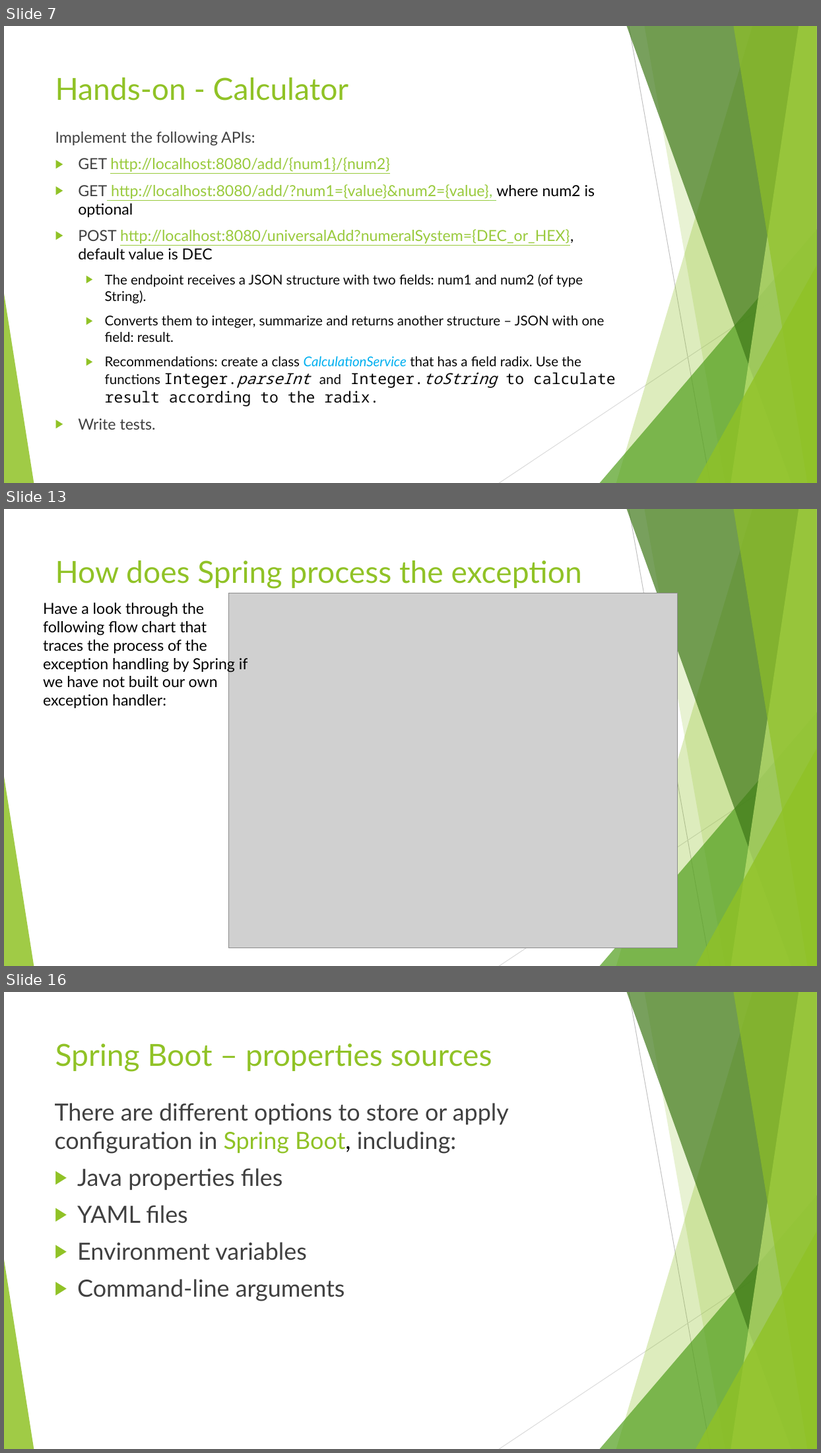
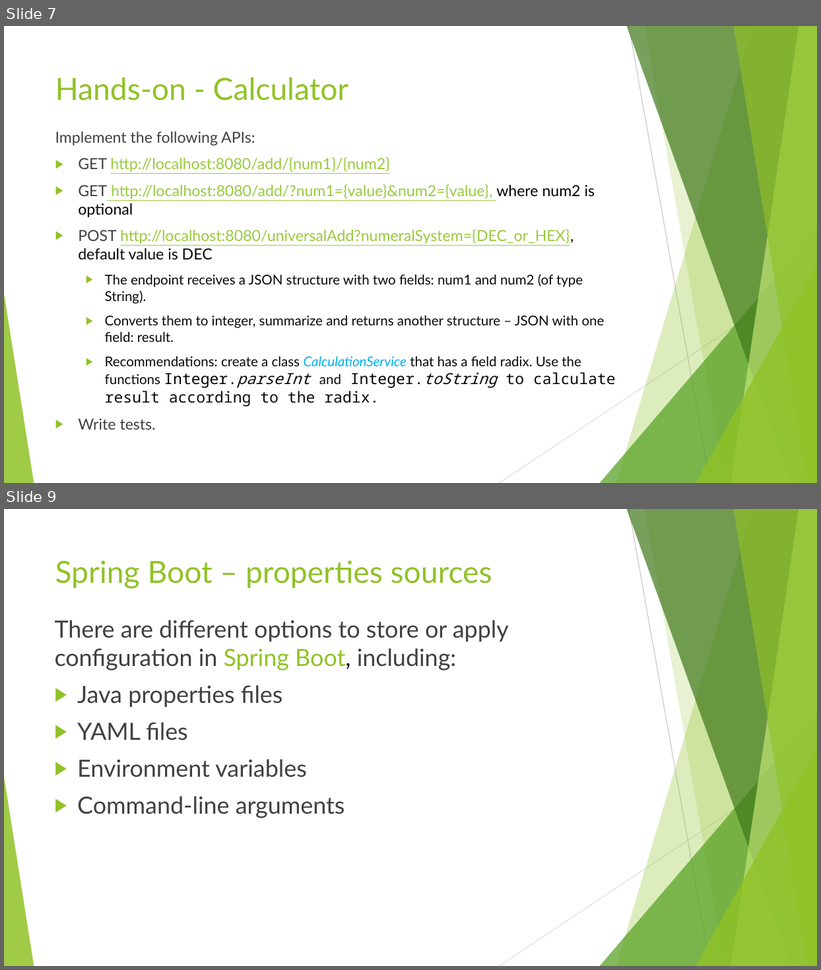
Before and after one commit to idanshal/sb-todo-app-tdp, a slide deck: course_data/presentations/practical_spring_boot_for_tdp_02.pptx. Shown one above the other, each under a label of ours: slides 7, 13 and 16 before the commit, slides 7 and 9 after it; the slides between them are not shown. The pictures are 821x1453 and 821x970 pixels, drawn with LibreOffice and Linux fonts; fonts in the diff are those of the drawing; grey boxes stand for pictures. Boxes give left, top, right and bottom in pixels: in the first picture for what was removed or moved away, otherwise in the second. Text is boxed around its words. In the diff, an @@ line names an element or a change of style, - is before the commit and + after.

```diff
--- a/course_data/presentations/practical_spring_boot_for_tdp_02.pptx
+++ b/course_data/presentations/practical_spring_boot_for_tdp_02.pptx
@@ slide 13 removed at [4,509,817,966], background #FFFFFF; not listed: 10 template elements that a slide beside it also shows @@
@@ title removed at [55,560,582,589] @@
-How does Spring process the exception
@@ text removed at [43,603,248,708] @@
-Have a look through the following flow chart that traces the process of the exception handling by Spring if we have not built our own exception handler:
@@ picture removed at [228,593,677,948] @@
@@ what was slide 16 is now slide 9 @@
```
Also in this commit, not shown: 6 slides changed, 6 other slides removed, 1 other file.
